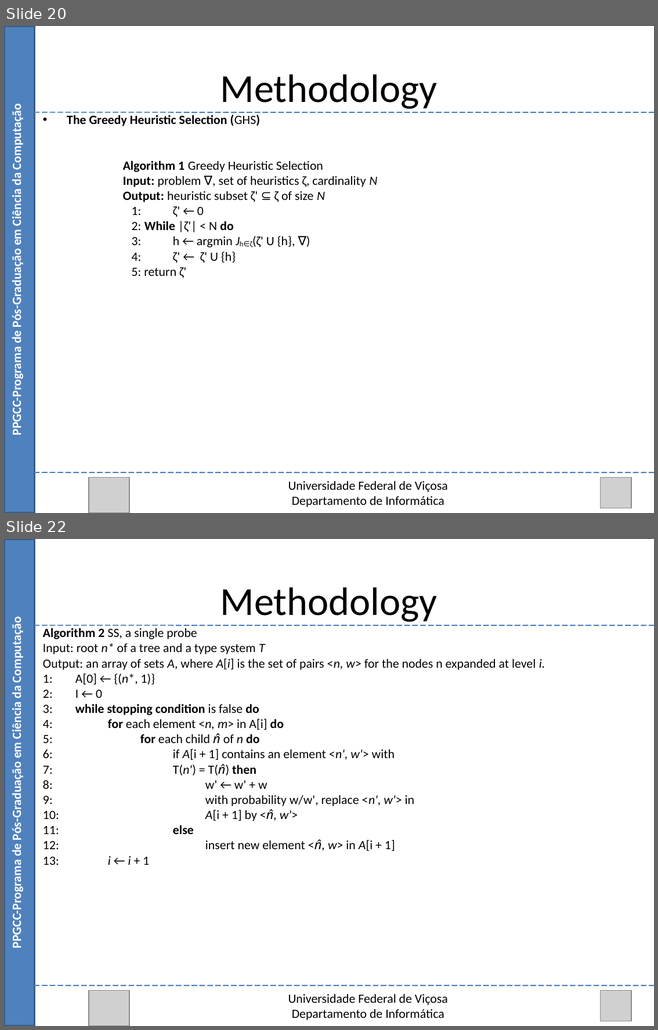
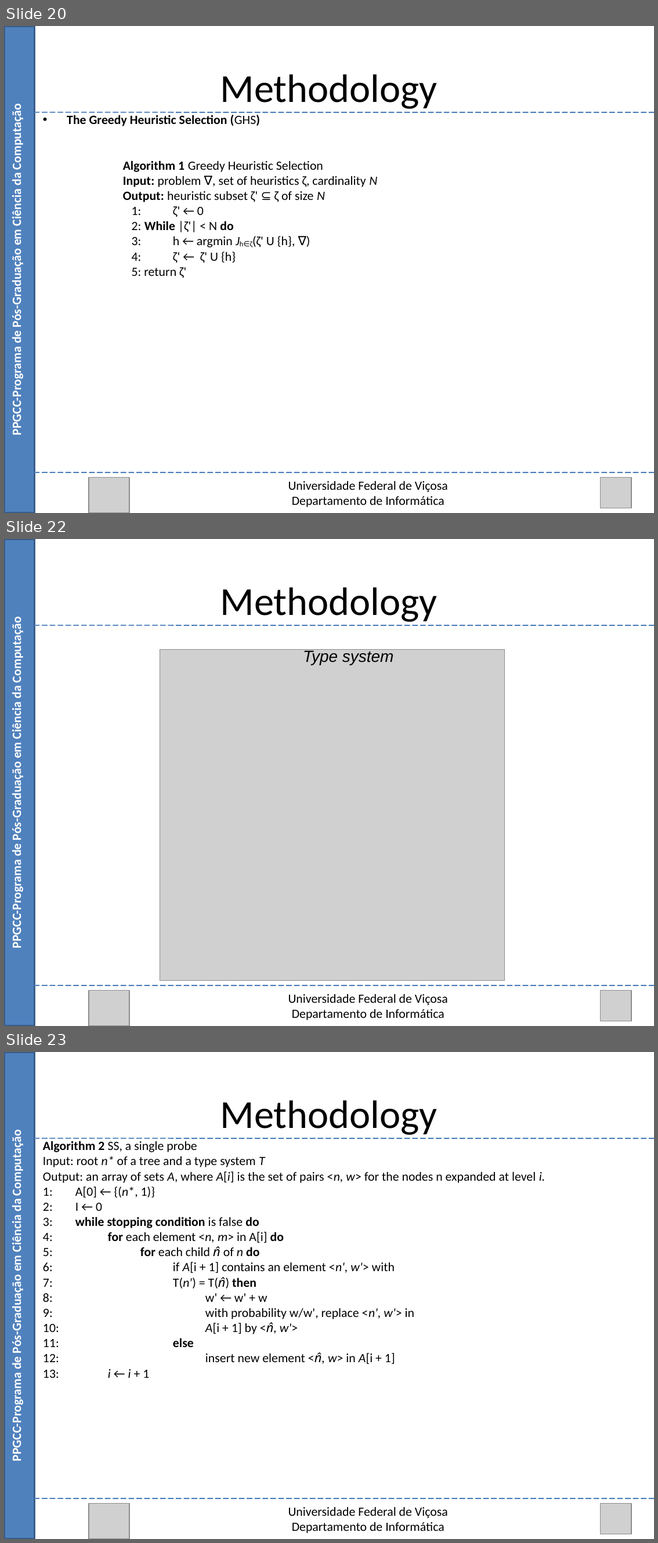
Before and after one commit to Marvinsky/research-marvin, a slide deck: latex/odp/selection heuristics.odp. Shown one above the other, each under a label of ours: slides 20 and 22 before the commit, slides 20, 22 and 23 after it; the slides between them are not shown. The pictures are 658x1030 and 658x1543 pixels, drawn with LibreOffice and Linux fonts; fonts in the diff are those of the drawing; grey boxes stand for pictures. Boxes give left, top, right and bottom in pixels: in the first picture for what was removed or moved away, otherwise in the second. Text is boxed around its words. In the diff, an @@ line names an element or a change of style, - is before the commit and + after.

```diff
--- a/latex/odp/selection heuristics.odp
+++ b/latex/odp/selection heuristics.odp
@@ slide 22 added at box(4, 539, 654, 1026), background #FFFFFF @@
@@ rectangle added at box(4, 539, 35, 1026), fill #4F81BD, outline #385D8A 2.01 pt @@
@@ text added at box(220, 587, 437, 622), 44 pt, text #000000 @@
+Methodology
@@ text added at box(9, 624, 25, 946), 14 pt, text #FFFFFF, bold @@
+PPGCC-Programa de Pós-Graduação em Ciência da Computação
@@ line added from (35, 625) to (654, 625), #4A7EBB 1.25 pt @@
@@ picture added at box(160, 649, 504, 981) @@
@@ text added at box(303, 649, 394, 665), 18 pt, text #000000, italic @@
+Type system
@@ line added from (35, 986) to (654, 986), #4A7EBB 1.25 pt @@
@@ picture added at box(89, 990, 129, 1026) @@
@@ picture added at box(600, 990, 631, 1021) @@
@@ text added at box(288, 994, 448, 1020), 14 pt, text #000000 @@
+Universidade Federal de Viçosa
+Departamento de Informática
@@ what was slide 22 is now slide 23 @@
```
Also in this commit, not shown: 17 slides changed, 1 other file.
